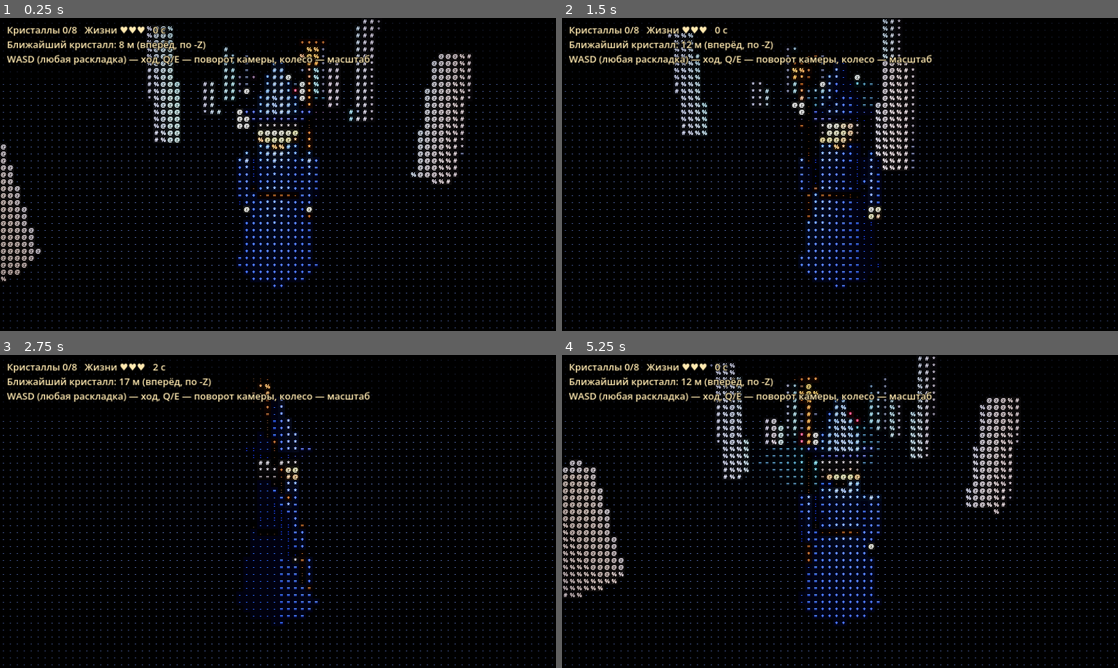
Above: before the commit, frames 1-4 (two rows, left to right).
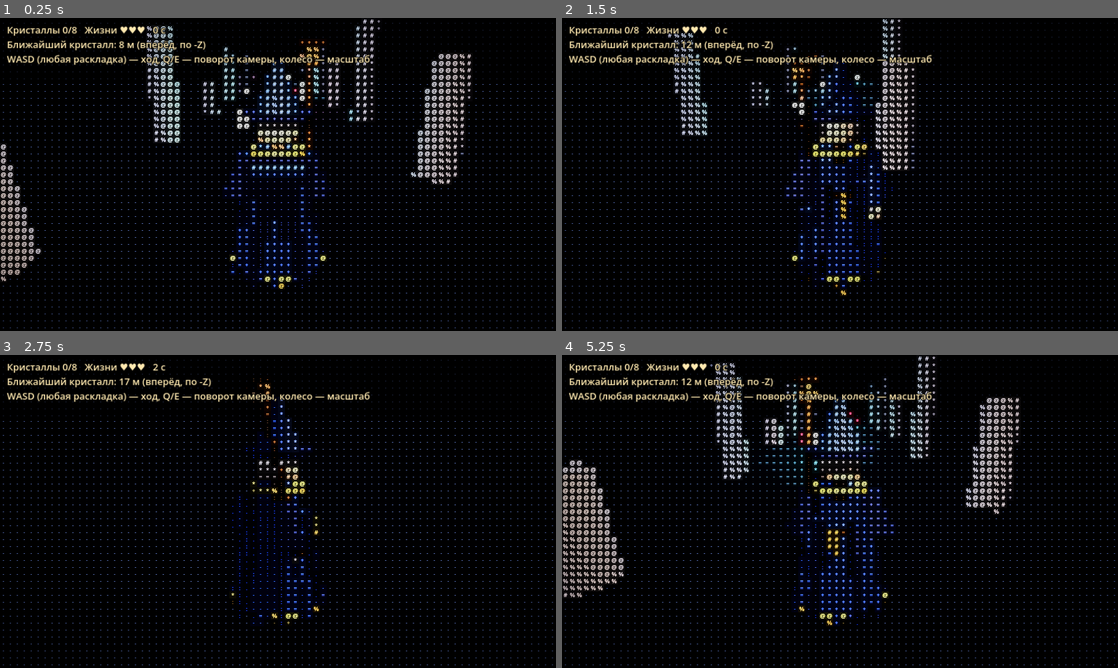
Above: after the commit, the same moments.

Repository: arteick/proxy-test
Game: Godot game, scene res://main.tscn
The game is run twice, just before and just after one commit, with the same random seed, the same clock (stepped at 60 frames per second) and the same inputs.
Inputs (mouse positions are in pixels of both pictures, inside the frame that each line leads up to):
- Up to frame 1 (0.25 s): no input
- Up to frame 2 (1.5 s): tap Enter at 0.5 s; move the mouse to (962, 158) at 0.52 s; hold D 0.53-1.28 s; tap R at 0.6 s; click (962, 158) at 0.67 s; move the mouse to (728, 190) at 1.27 s; hold S from 1.28 s (still down); tap Q at 1.35 s
- Up to frame 3 (2.75 s): move the mouse to (333, 442) at 2.02 s; release S at 2.03 s; hold D from 2.03 s (still down); hold E from 2.03 s (still down)
- Up to frame 4 (5.25 s): move the mouse to (812, 574) at 2.77 s; release D at 2.78 s; release E at 2.78 s; hold W 2.78-3.53 s; tap R at 2.85, 5.1 s; click (812, 574) at 2.92 s; move the mouse to (1006, 558) at 3.52 s; hold Q 3.53-4.28 s; hold A 3.53-5.03 s; move the mouse to (673, 464) at 4.27 s; tap E at 4.35 s; move the mouse to (867, 511) at 5.02 s; hold S from 5.03 s (still down); click (867, 511) at 5.17 s

The runs differ from the first frame. In frame 1, 1.1% of the frame differs, in the area x 40-60%, y 40-87%; in frame 2, 1.0%; in frame 3, 0.6%; in frame 4, 1.1%.

Commit message:
Чат: фактура мантии мага
Co-Authored-By: Claude Sonnet 5.5 <noreply@anthropic.com>
Claude-Session: https://claude.ai/code/session_01GMpkNw7rjFzDdteaMnVXAZ

Diff:
--- a/godot/scripts/world.gd
+++ b/godot/scripts/world.gd
@@ -156,6 +156,7 @@
 	_mesh(brim, robe_dark, Vector3(0, 2.38, 0), hero)
 	var hat := CylinderMesh.new(); hat.top_radius = 0.0; hat.bottom_radius = 0.34; hat.height = 0.75
 	_mesh(hat, robe, Vector3(0, 2.78, 0), hero)
+	_build_robe_texture(robe, robe_dark)
 	var feet := _mat(Color("2b1d12"), 0.9)
 	for l in [[arm_l, robe, -0.45, 1.8], [arm_r, robe, 0.45, 1.8]]:
 		var pivot: Node3D = l[0]
@@ -181,6 +182,34 @@
 	_mesh(head_s, wood_light, Vector3(0, 1.28, -0.05), arm_r)
 	var claw := TorusMesh.new(); claw.inner_radius = 0.1; claw.outer_radius = 0.17
 	_mesh(claw, wood_dark, Vector3(0, 1.45, -0.05), arm_r)
+
+func _build_robe_texture(robe: Material, robe_dark: Material) -> void:
+	# «фактура» мантии объёмом: складки и подол вокруг корпуса, плащ сзади, воротник, широкие рукава.
+	# После ASCII-шейдера разная яркость/наклон граней даёт разные символы, а не один цвет.
+	var trim := _mat(Color("d8b44a"), 0.5)
+	for i in 12:
+		var a := TAU * i / 12.0
+		var fold := BoxMesh.new(); fold.size = Vector3(0.1, 1.45, 0.2)
+		var f := _mesh(fold, robe_dark if i % 2 else robe, Vector3(sin(a) * 0.5, 0.78, cos(a) * 0.5), hero)
+		f.basis = Basis(Vector3.UP, a) * Basis(Vector3.RIGHT, -0.2)
+		var tooth := PrismMesh.new(); tooth.size = Vector3(0.3, 0.22, 0.1)
+		var h := _mesh(tooth, trim if i % 3 == 0 else robe_dark, Vector3(sin(a) * 0.66, 0.1, cos(a) * 0.66), hero)
+		h.basis = Basis(Vector3.UP, a) * Basis(Vector3.RIGHT, PI)
+	var hem := TorusMesh.new(); hem.inner_radius = 0.58; hem.outer_radius = 0.68
+	_mesh(hem, trim, Vector3(0, 0.12, 0), hero)
+	# плащ: три слоя пластин за спиной (персонаж смотрит в -Z, спина в +Z)
+	for j in 3:
+		var cape := BoxMesh.new(); cape.size = Vector3(0.85 - j * 0.12, 1.5 - j * 0.15, 0.06)
+		var c := _mesh(cape, robe_dark if j % 2 == 0 else robe, Vector3(0, 1.15 - j * 0.04, 0.4 + j * 0.07), hero)
+		c.rotation.x = 0.12 + j * 0.06
+	var collar := TorusMesh.new(); collar.inner_radius = 0.26; collar.outer_radius = 0.42
+	_mesh(collar, trim, Vector3(0, 1.88, 0), hero)
+	var sash := BoxMesh.new(); sash.size = Vector3(0.14, 1.0, 0.04)
+	var sh := _mesh(sash, trim, Vector3(0, 0.95, -0.52), hero)
+	sh.rotation.x = -0.22
+	for side in [-0.45, 0.45]:
+		var sleeve := CylinderMesh.new(); sleeve.top_radius = 0.14; sleeve.bottom_radius = 0.3; sleeve.height = 0.6
+		_mesh(sleeve, robe_dark, Vector3(side, 1.5, 0), hero).rotation.z = signf(side) * 0.15
 
 func _build_ascii_pass() -> void:
 	var atlas_vp: SubViewport = SubViewport.new()
Not shown, changed: docs/MEMORY.md
Not shown, changed: docs/PROGRESS.md
Not shown, added: docs/chat/20261026-022725-7cfd.md
